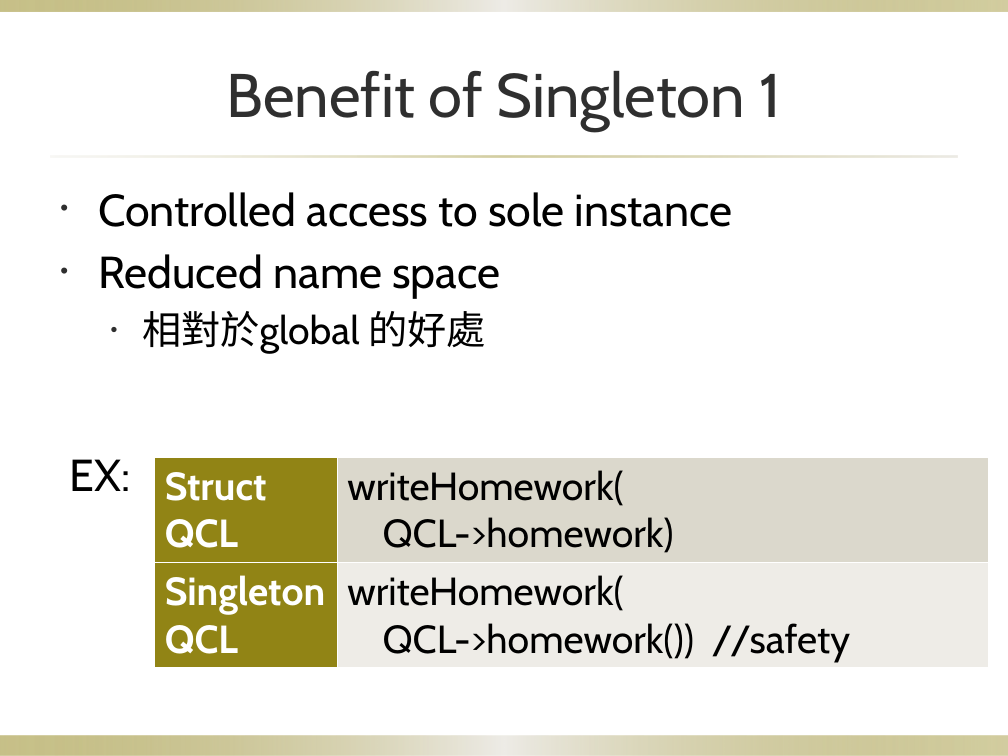
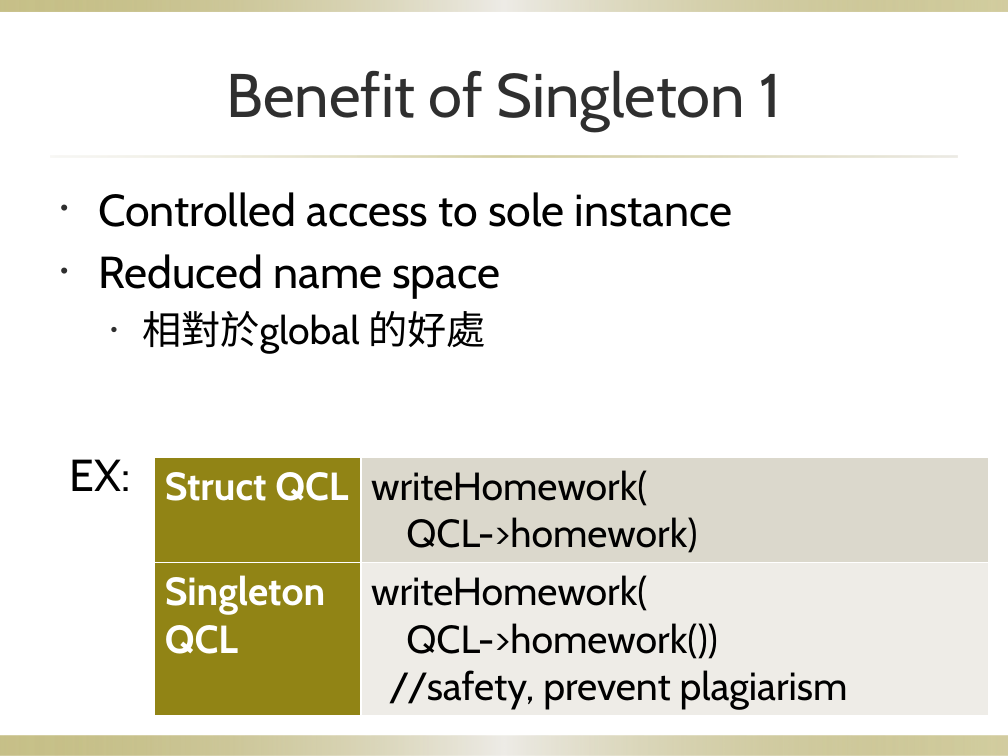
Before and after one commit to qcl/dp-reading-club, a slide deck: slide 6 of 2013.11.20-Singleton-Flyweight/singleton_flyweight.pptx (slide 7 before the commit). Drawn at 1008x756 pixels with LibreOffice and Linux fonts; fonts in the diff are those of the drawing; background and template pictures are left out. Boxes give left, top, right and bottom in pixels: in the first picture for what was removed or moved away, otherwise in the second. Text is boxed around its words. In the diff, an @@ line names an element or a change of style, - is before the commit and + after.

Commit message:
modify slide file, add pdf

```diff
--- a/2013.11.20-Singleton-Flyweight/singleton_flyweight.pptx
+++ b/2013.11.20-Singleton-Flyweight/singleton_flyweight.pptx
@@ table at (x1=155, y1=458, x2=989, y2=714) @@
-row 2, column 2: writeHomework( / QCL->homework()) //safety
+row 2, column 2: writeHomework( / QCL->homework()) / //safety, prevent plagiarism
```
Also in this commit, not shown: 2 other slides changed, 1 slide removed, 1 other file.
